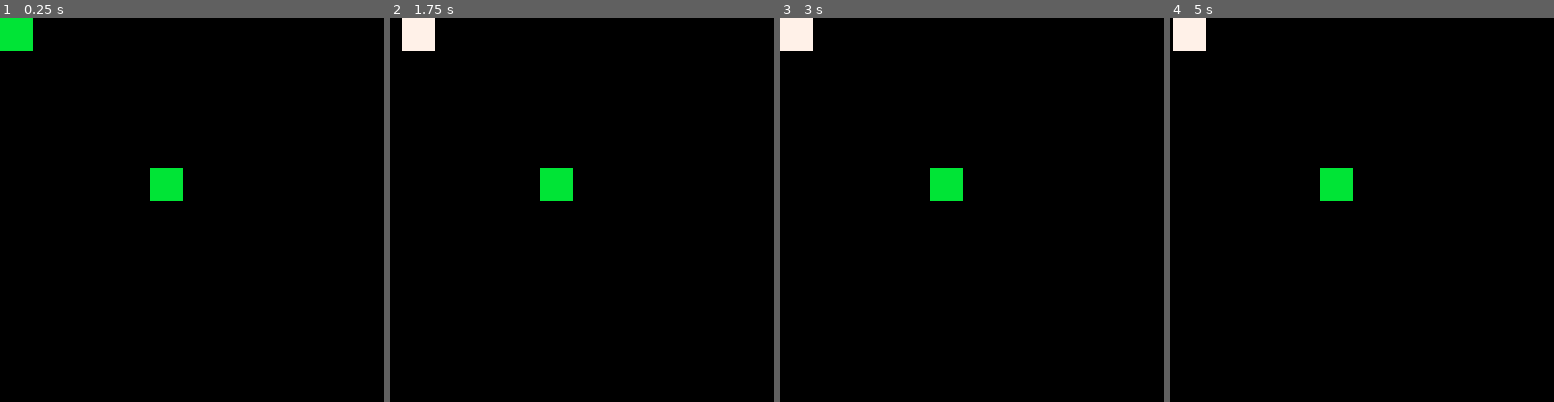
Above: before the commit, frames 1-4 (left to right).
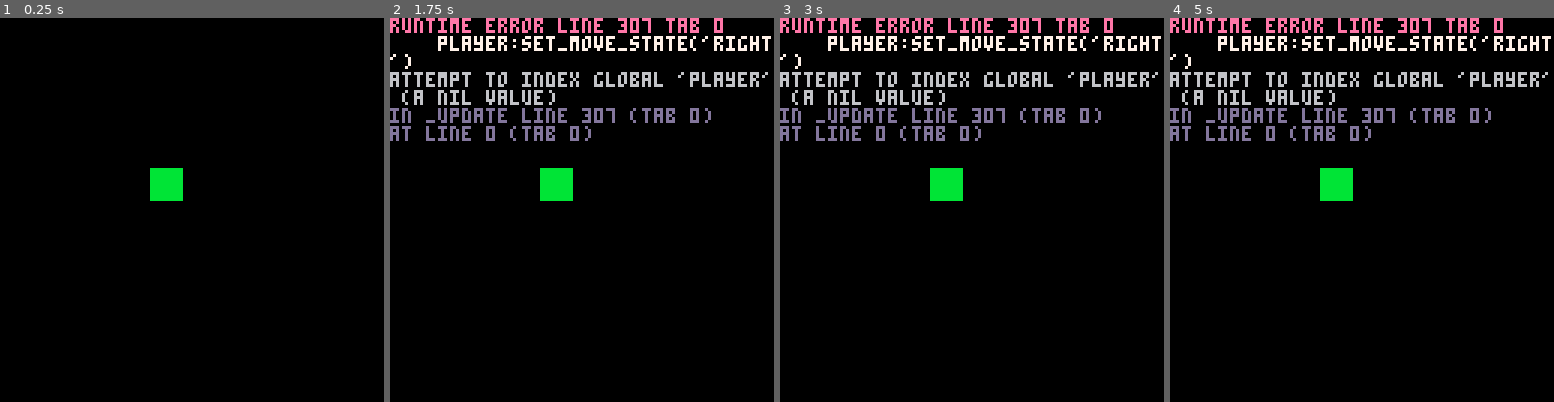
Above: after the commit, the same moments.

Repository: shen-sat/pico_state_machine
Game: PICO-8 cartridge game.p8
Same seed, same stepped clock (60 frames per second), same inputs: the game is played once before the commit and once after it.
Inputs:
- Up to frame 1 (0.25 s): no input
- Up to frame 2 (1.75 s): hold Right from 1.6 s (still down)
- Up to frame 3 (3 s): release Right at 2.1 s; hold Up 2.15-2.42 s; hold Right from 2.47 s (still down)
- Up to frame 4 (5 s): release Right at 3.03 s; hold Left 3.08-3.58 s; hold Down 3.63-3.97 s; hold Right 4.02-4.68 s; hold Up from 4.73 s (still down)

The runs differ from the first frame. In frame 1, 0.7% of the frame differs, in the area x 0-9%, y 0-9%; in frame 2, 7.6%; in frame 3, 7.5%; in frame 4, 7.6%, in the area x 0-100%, y 0-33%.
Error after the commit: runtime error line 307 tab 0; player:set_move_state('right'); attempt to index global 'player' (a nil value)

Commit message:
bouncing animal on up btn press

Diff:
--- a/animal/create_animal.lua
+++ b/animal/create_animal.lua
@@ -11,6 +11,8 @@
     set_move_state = function(self,state_name)
       local state = self.move_states[state_name]
       assert(state, "animal: could not find move state for state_name "..state_name)
+      state.start_x = self.x
+      state.start_y = self.y
       state.start_time = current_time
       self.move_state = state
     end,
--- /dev/null
+++ b/animal/create_animal_move_states.lua
@@ -0,0 +1,8 @@
+function create_animal_move_states()
+	local animal_move_states = {}
+
+	animal_move_states.idle = create_nonframe_move_state(animal_idle_move)
+	animal_move_states.bounce = create_frame_move_state(animal_bounce_move)
+
+	return animal_move_states
+end
--- /dev/null
+++ b/animal/moves/animal_bounce_move.lua
@@ -0,0 +1,42 @@
+animal_bounce_move = {
+  id = 'animal_bounce_move',
+  parent = animal,
+  start_x = animal.x,
+  start_y = animal.y,
+  speed = 3,
+  frames = function(self)
+    local frames = {
+      function()
+        self.parent.y = self.start_y - 6
+      end,
+      function()
+        self.parent.y = self.start_y
+      end,
+      function()
+        self.parent.y = self.start_y - 4
+      end,
+      function()
+        self.parent.y = self.start_y
+      end,
+      function()
+        self.parent.y = self.start_y - 2
+      end,
+      function()
+        self.parent.y = self.start_y
+      end,
+      function()
+        self.parent.y = self.start_y - 1
+      end,
+      function()
+        self.parent.y = self.start_y
+      end
+    }
+
+    return frames
+  end,
+  next = function()
+    animal:set_move_state('idle')
+  end,
+  loop = false
+
+}
--- /dev/null
+++ b/animal/moves/animal_idle_move.lua
@@ -0,0 +1,16 @@
+local animal_idle_move = {
+  id = 'animal_idle_move',
+  parent = animal,
+  next = function()
+    animal:set_move_state('idle')
+  end,
+  is_end = function(self)
+    return false
+  end,
+  step = function(self)
+  end,
+  move_parent = function(self)
+  end,
+  reset = function(self)
+  end
+}
--- a/game.p8
+++ b/game.p8
@@ -15,27 +15,33 @@
   #include animal/create_animal_draw_states.lua
   animal.draw_states = create_animal_draw_states()
   animal:set_draw_state('idle')
+  -- initialize animal move states
+  #include animal/moves/animal_idle_move.lua
+  #include animal/moves/animal_bounce_move.lua
+  #include animal/create_animal_move_states.lua
+  animal.move_states = create_animal_move_states()
+  animal:set_move_state('idle')
 
   --player
-  #include player/create_player.lua
-  player = create_player()
+  -- #include player/create_player.lua
+  -- player = create_player()
 
   -- initialize draw states
-  #include player_draw_states/flash_anim.lua
-  #include player_draw_states/idle_anim.lua
-  #include player_draw_states/create_player_draw_states.lua
+-- #include player_draw_states/flash_anim.lua
+-- #include player_draw_states/idle_anim.lua
+-- #include player_draw_states/create_player_draw_states.lua
 
-  -- initialize move states
-  #include player_move_states/idle_move.lua
-  #include player_move_states/right_move.lua
-  #include player_move_states/alt_right_move.lua
-  #include player_move_states/create_player_move_states.lua
+-- -- initialize move states
+-- #include player_move_states/idle_move.lua
+-- #include player_move_states/right_move.lua
+-- #include player_move_states/alt_right_move.lua
+-- #include player_move_states/create_player_move_states.lua
 
-  player.draw_states = create_player_draw_states()
-  player.move_states = create_player_move_states()
+-- player.draw_states = create_player_draw_states()
+-- player.move_states = create_player_move_states()
 
-  player:set_move_state('idle')
-  player:set_draw_state('idle')
+-- player:set_move_state('idle')
+-- player:set_draw_state('idle')
 end
 
 function _update()
@@ -46,10 +52,12 @@
     -- set_move_state(player_move_states.right, player)
     -- set_draw_state(player_draw_states['flash'], player)
   elseif btnp(2) then
+    animal:set_move_state('bounce')
   elseif btnp(3) then
   end
 
-  player:update()
+  -- player:update()
+  animal:update()
   current_time += 1
 end
 
@@ -57,6 +65,6 @@
 
 function _draw()
   cls()
-  player:draw()
+  -- player:draw()
   animal:draw()
 end
--- a/shared/move.lua
+++ b/shared/move.lua
@@ -17,10 +17,12 @@
 function validate_frame_move(move)
 	local id = move.id
 	assert(id, "a move is missing an id")
+	assert(move.start_x, "missing 'start_x' in "..id)
+	assert(move.start_y, "missing 'start_y' in "..id)
 	assert(move.parent, "missing 'parent' in "..id)
 	assert(move.speed, "missing 'speed' in "..id)
-	assert(move.frames, "missing 'frames' in "..id)
-	assert(#move.frames > 0, "less than 1 frame in "..id)
+	assert(type(move.frames) == "function", "'frames' must be a function in "..id)
+	assert(#move:frames() > 0, "less than 1 frame in "..id)
 	assert(not(move.loop == nil), "missing 'loop' in "..id)
 	if not move.loop then
 		assert(type(move.next) == "function", "'next' must be a function in "..id)
@@ -33,11 +35,13 @@
 	local state = {
 		id = move.id,
 		start_time = 0,
-		parent = player,
+		parent = move.parent,
 		speed = move.speed,
 		frames = move.frames,
 		loop = move.loop,
 		next = move.next,
+		start_x = move.start_x,
+		start_y = move.start_y,
 		get_index = function(self, is_prediction)
 		  local start_time = self.start_time
 		  time_elapsed = current_time - start_time
@@ -53,21 +57,14 @@
 
 		  local point
 		  if self.loop then
-		    point = self.frames[(i % #self.frames) + 1]
+		    point = self:frames()[(i % #self:frames()) + 1]()
 		  else
-		    point = self.frames[i]
-		  end
-
-		  if point.x then
-		    self.parent.x = point.x
-		  end
-		  if point.y then
-		    self.parent.y = point.y
+		    point = self:frames()[i]()
 		  end
 
 		  if not self.loop then
 		    local next_i = self:get_index(true)
-		    if next_i > #self.frames then
+		    if next_i > #self:frames() then
 		      self.next()
 		    end
 		  end
